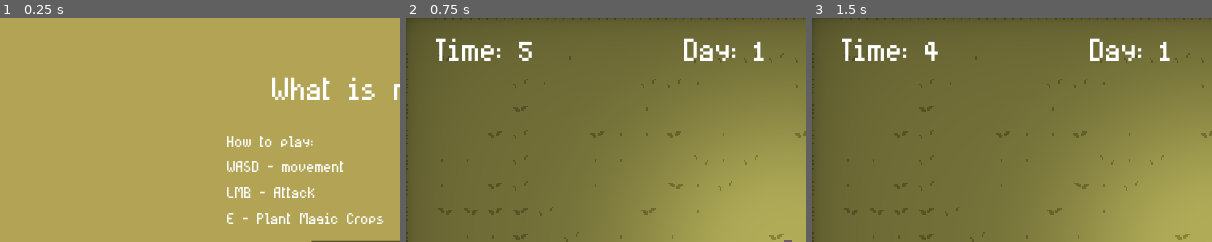
Above: before the commit, frames 1-3 (left to right).
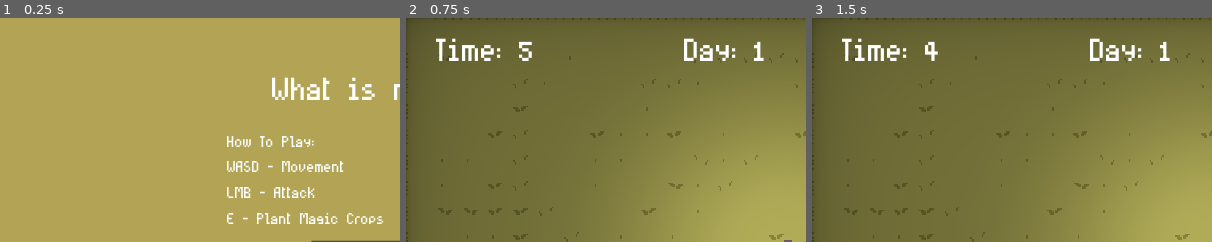
Above: after the commit, the same moments.

Repository: AJ08Coder/LudumDare52
Game: Godot game, scene res://UI/TitleScreen.tscn
Same seed, same stepped clock (60 frames per second), same inputs: the game is played once before the commit and once after it.
Inputs (mouse positions are % of the whole screen's width and height, from its top left):
- Up to frame 1 (0.25 s): no input
- Up to frame 2 (0.75 s): click "Play" at 0.5 s
- Up to frame 3 (1.5 s): move the mouse to (19, 7) at 1.27 s; press the mouse at (19, 7) at 1.28 s; hold D (move_right) from 1.28 s (still down)
The pictures show only the part of the screen within x 0-50%, y 0-50%; the shares and areas given below are measured in that part.

The runs differ from the first frame. In frame 1, 0.3% of the frame differs, in the area x 65-79%, y 52-69%; in frame 2, nothing differs; in frame 3, nothing differs.

Commit message:
capitalization

Diff:
--- a/UI/TitleScreen.tscn
+++ b/UI/TitleScreen.tscn
@@ -42,8 +42,8 @@
 margin_right = 255.0
 margin_bottom = 131.0
 custom_fonts/font = SubResource( 1 )
-text = "How to play:
-WASD - movement
+text = "How To Play:
+WASD - Movement
 LMB - Attack
 E - Plant Magic Crops"
 
